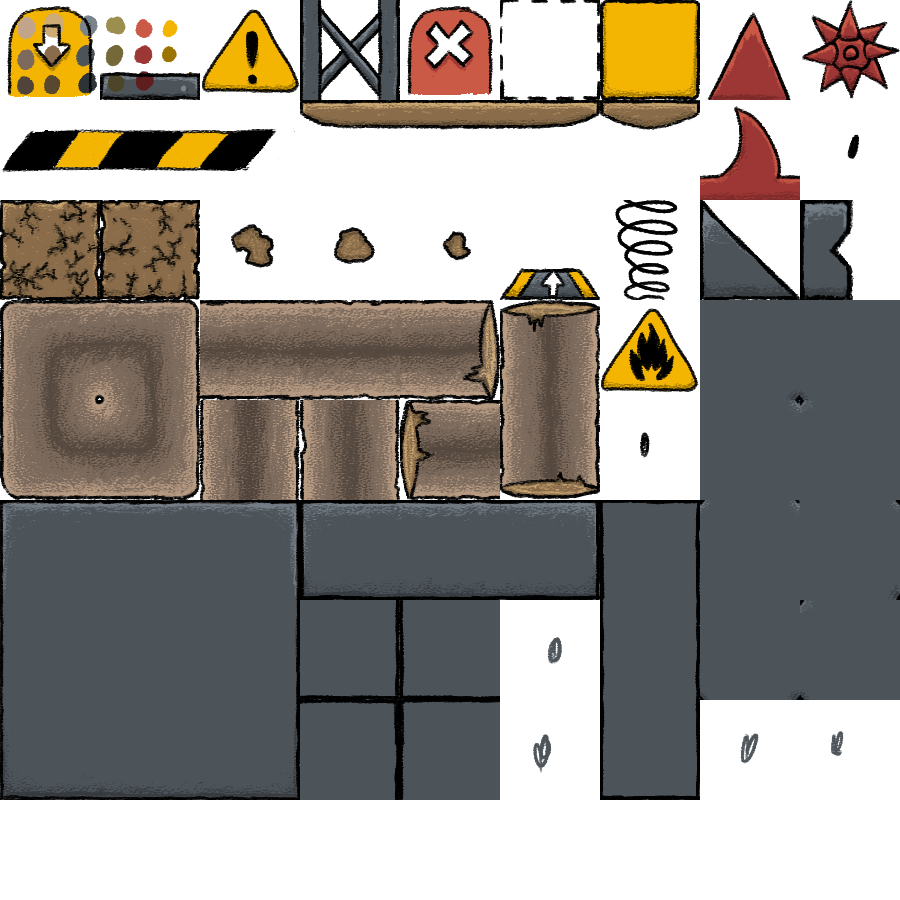
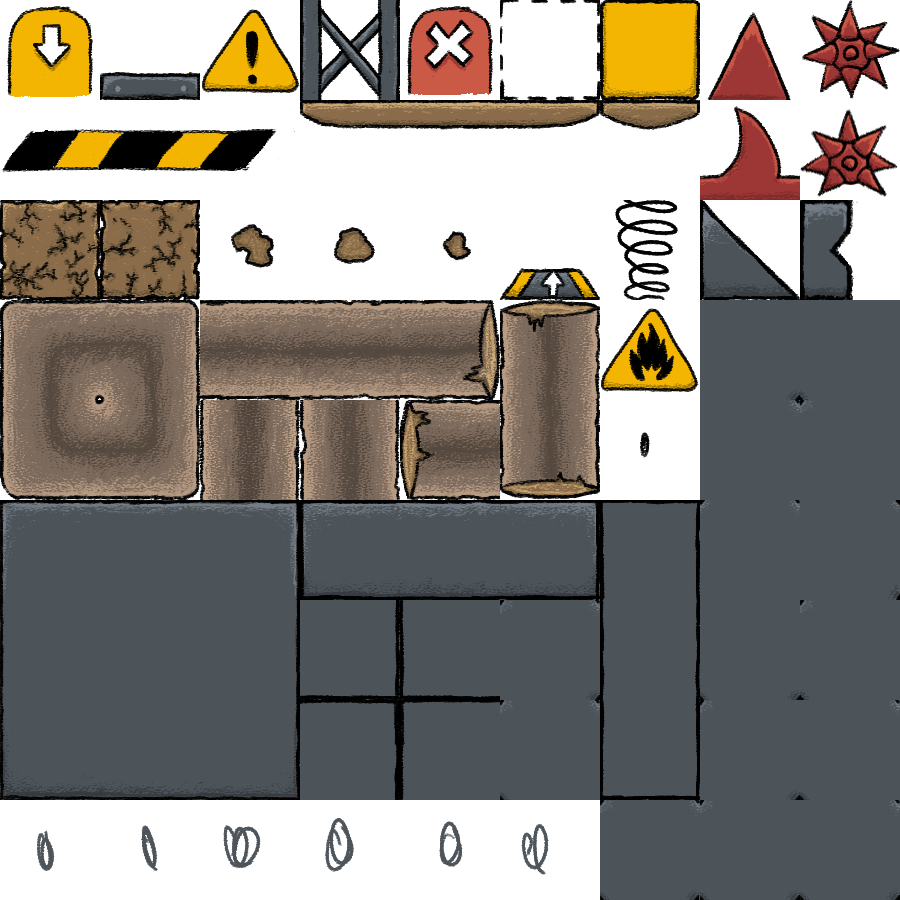
Before/after of a 900×900 layered artwork. What changed in the layer stack:
added layer "Spike Ball Flat Bottom" above "Edge Corners" over [800, 108, 898, 214]
added layer "Edge Corners" above "Corners" over [500, 600, 900, 900]
hid "Color Palette" over [17, 13, 178, 96]
painted on "Color" over [36, 600, 900, 900]
